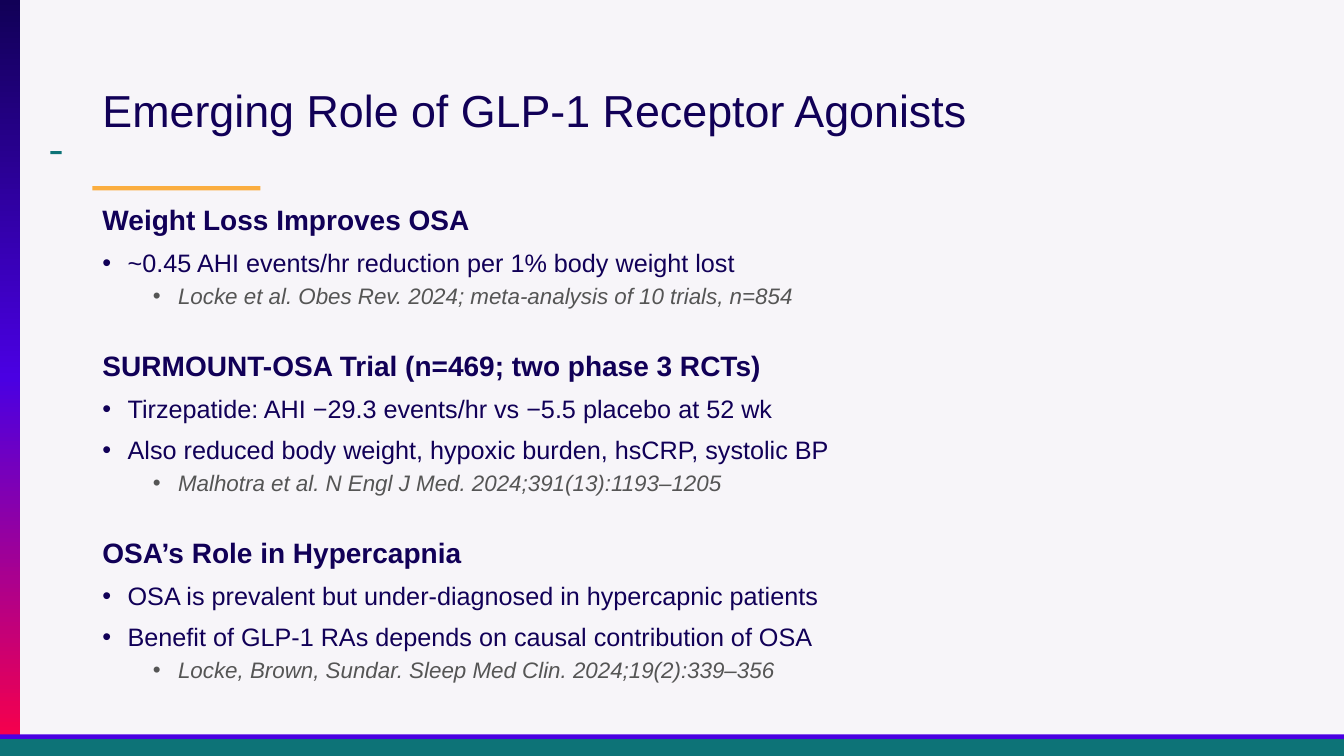
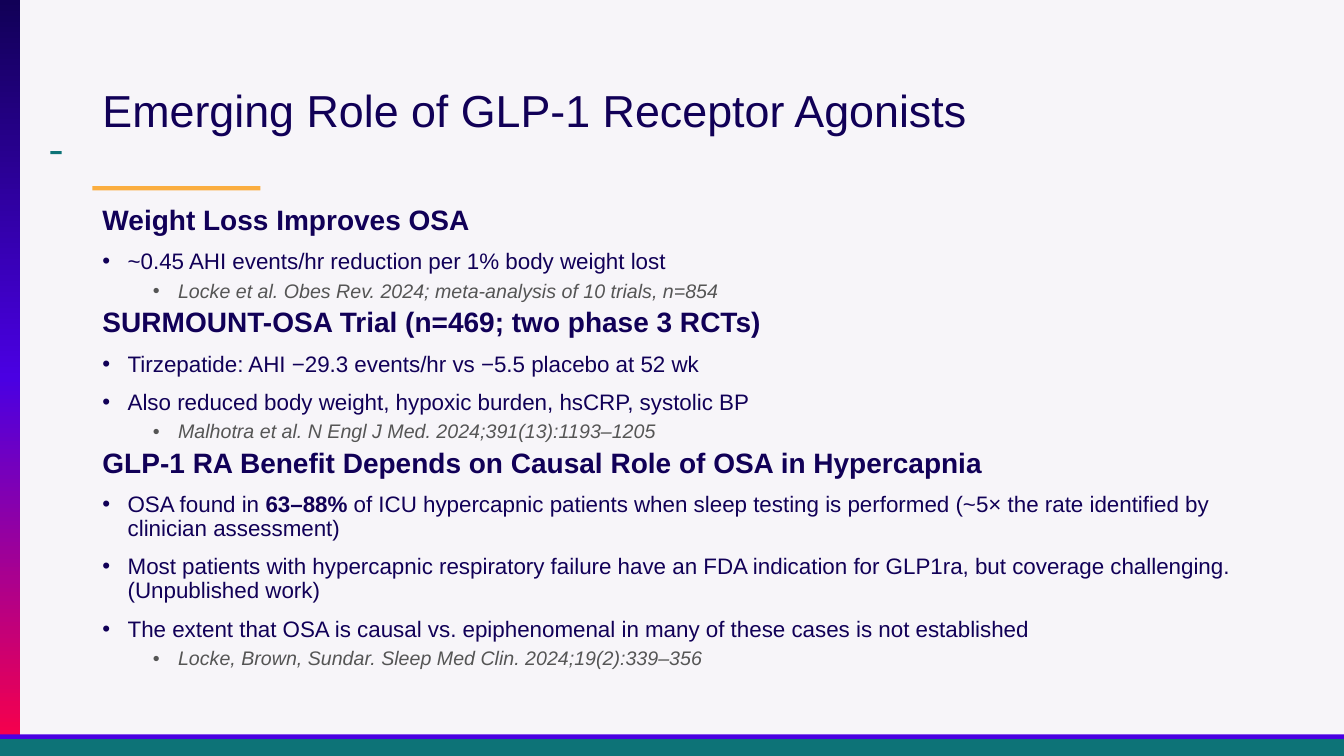
Before and after one commit to reblocke/clinical_talks, a slide deck: slide 36 of archive/Presentations/Locke Utah ACP OHS 2026.pptx (slide 38 before the commit). Drawn at 1344x756 pixels with LibreOffice and Linux fonts; fonts in the diff are those of the drawing. Boxes give left, top, right and bottom in pixels: in the first picture for what was removed or moved away, otherwise in the second. Text is boxed around its words. In the diff, an @@ line names an element or a change of style, - is before the commit and + after.

```diff
--- a/archive/Presentations/Locke Utah ACP OHS 2026.pptx
+++ b/archive/Presentations/Locke Utah ACP OHS 2026.pptx
@@ text at [102,252,760,669]: size 18 to 16 pt in "~0.45 AHI events/hr reduction per 1% body ...", "Tirzepatide: AHI −29.3 events/hr vs −5.5 placebo ...", "Also reduced body weight, hypoxic burden, hsCRP, ..."; size 16 to 14 pt in "Locke et al. Obes Rev. 2024; meta-analysis ...", "Malhotra et al. N Engl J Med. ...", "Locke, Brown, Sundar. Sleep Med Clin. 2024;19(2):339–356"; less space between paragraphs @@
@@ text at [102,452,1229,642]: text changed; size 18 to 16 pt @@
-OSA’s Role in Hypercapnia
-• OSA is prevalent but under-diagnosed in hypercapnic patients
-• Benefit of GLP-1 RAs depends on causal contribution of OSA
+GLP-1 RA Benefit Depends on Causal Role of OSA in Hypercapnia
+• OSA found in 63–88% of ICU hypercapnic patients when sleep testing is performed (~5× the rate identified by clinician assessment)
+• Most patients with hypercapnic respiratory failure have an FDA indication for GLP1ra, but coverage challenging. (Unpublished work)
+• The extent that OSA is causal vs. epiphenomenal in many of these cases is not established
```
Also in this commit, not shown: 25 other slides changed, 8 slides added, 7 slides removed.
